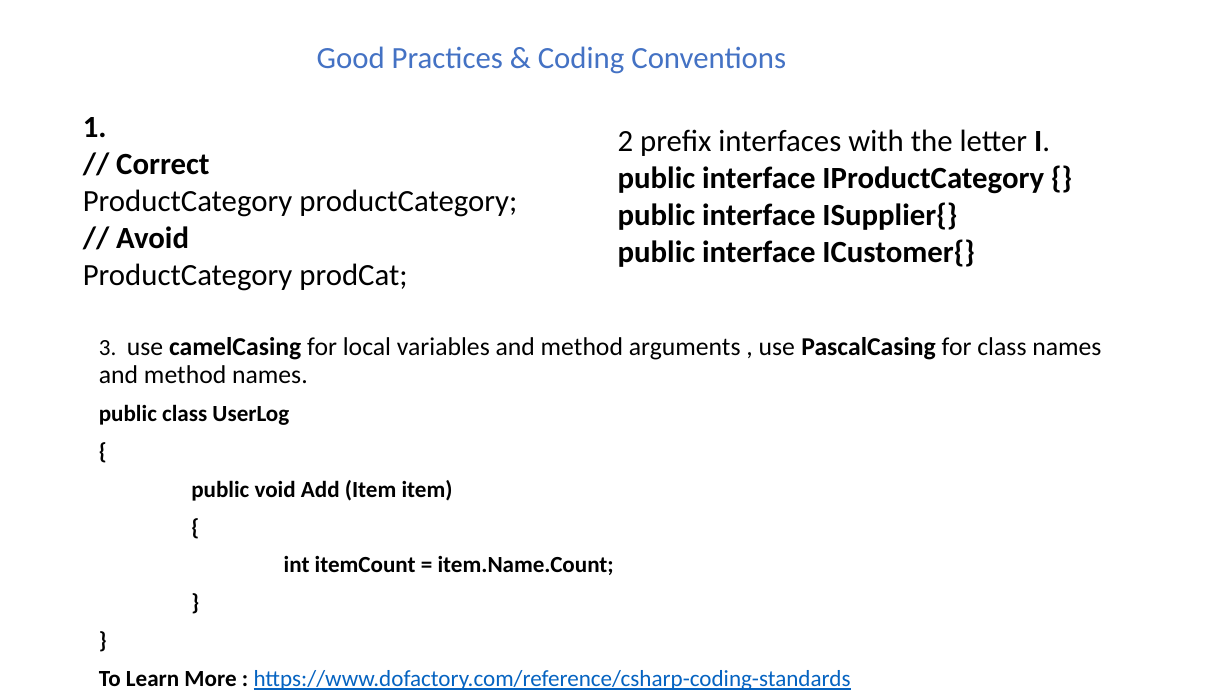
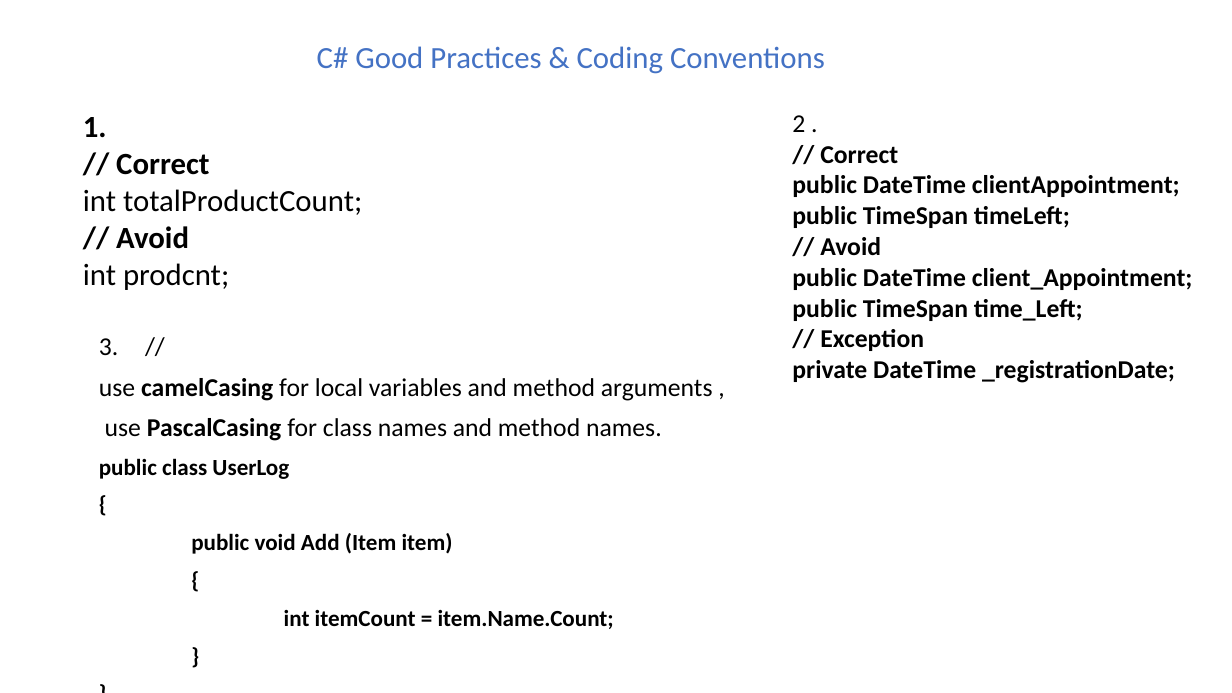
Before and after one commit to zahidbiscj/Cricket-Scorecard-Console-App-CSharp, a slide deck: slide 4 of Why OOP.pptx. Drawn at 1232x693 pixels with LibreOffice and Linux fonts; fonts in the diff are those of the drawing. Boxes give left, top, right and bottom in pixels: in the first picture for what was removed or moved away, otherwise in the second. Text is boxed around its words. In the diff, an @@ line names an element or a change of style, - is before the commit and + after.

```diff
--- a/Why OOP.pptx
+++ b/Why OOP.pptx
@@ text at [317, 46, 825, 74]: text changed @@
-Good Practices & Coding Conventions
+C# Good Practices & Coding Conventions
@@ text at [792, 115, 1193, 383]: text changed; size 24 to 20 pt @@
-2 prefix interfaces with the letter I.
-public interface IProductCategory {}
-public interface ISupplier{}
-public interface ICustomer{}
+2 .
+// Correct
+public DateTime clientAppointment;
+public TimeSpan timeLeft;
+// Avoid
+public DateTime client_Appointment;
+public TimeSpan time_Left;
+// Exception
+private DateTime _registrationDate;
@@ text at [83, 153, 362, 290]: text changed @@
-// Correct
-ProductCategory productCategory;
-// Avoid
-ProductCategory prodCat;
+// Correct
+int totalProductCount;
+// Avoid
+int prodcnt;
@@ text at [99, 378, 713, 441]: text changed @@
-3. use camelCasing for local variables and method arguments , use PascalCasing for class names and method names.
+3. //
+use camelCasing for local variables and method arguments ,
+use PascalCasing for class names and method names.
```
Also in this commit, not shown: 1 other slide changed, 1 slide added, 3 other files.
